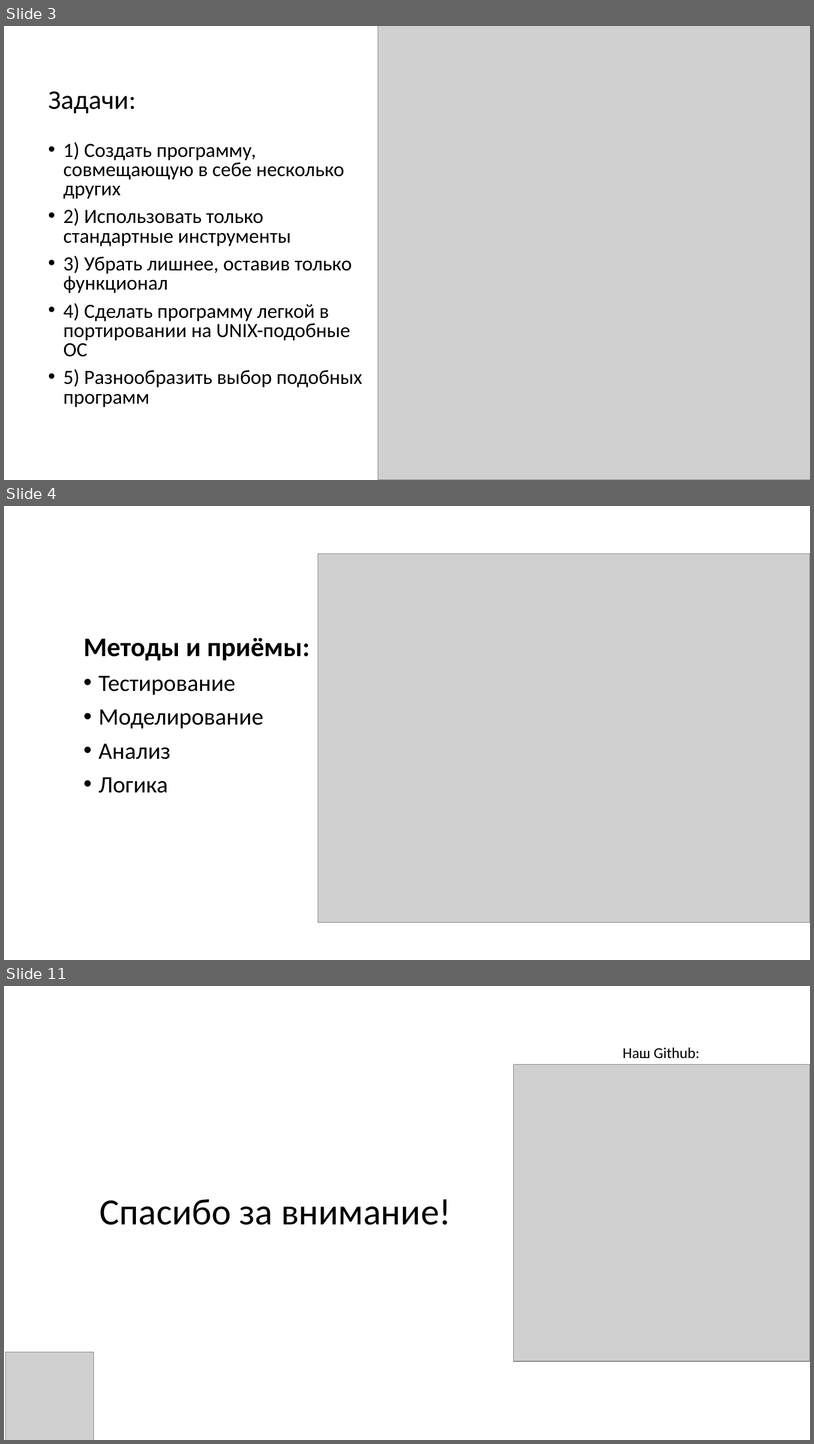
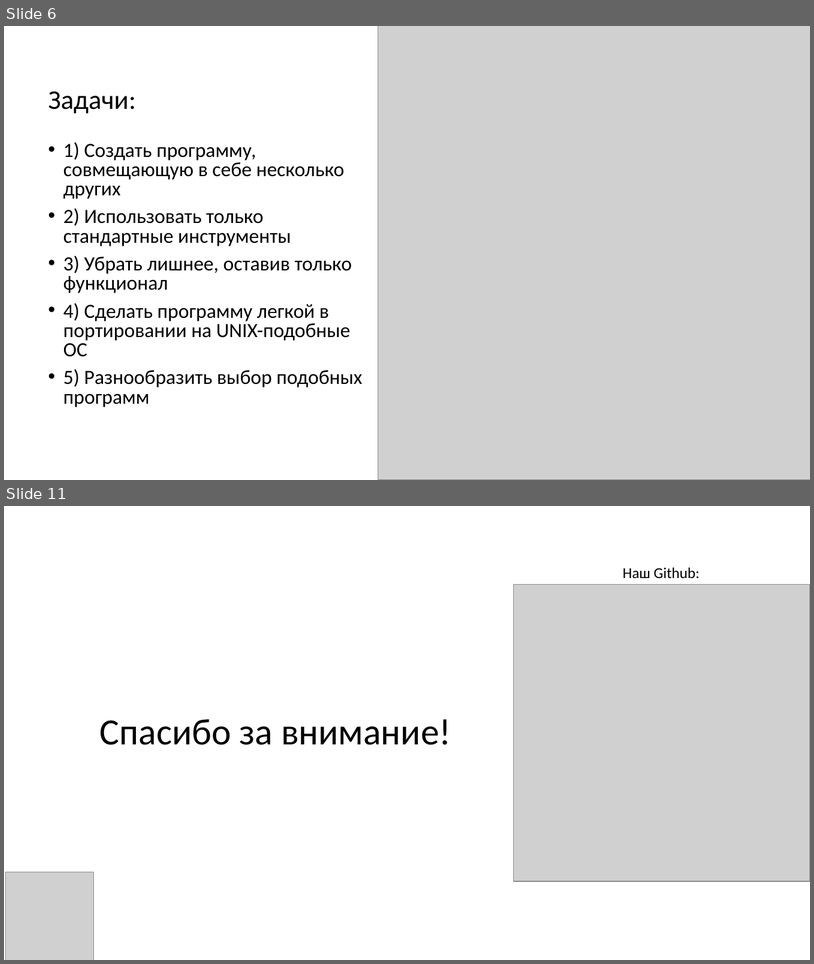
Before and after one commit to Arbuzz33/PDD, a slide deck: docs/PDD.pptx. Shown one above the other, each under a label of ours: slides 3, 4 and 11 before the commit, slides 6 and 11 after it; the slides between them are not shown. The pictures are 814x1444 and 814x964 pixels, drawn with LibreOffice and Linux fonts; fonts in the diff are those of the drawing; grey boxes stand for pictures. Boxes give left, top, right and bottom in pixels: in the first picture for what was removed or moved away, otherwise in the second. Text is boxed around its words. In the diff, an @@ line names an element or a change of style, - is before the commit and + after.

```diff
--- a/docs/PDD.pptx
+++ b/docs/PDD.pptx
@@ slide 4 removed at (x1=4, y1=506, x2=810, y2=960), background #FFFFFF @@
@@ picture removed at (x1=318, y1=553, x2=810, y2=922) @@
@@ text removed at (x1=84, y1=637, x2=310, y2=793) @@
-Методы и приёмы:
-• Тестирование
-• Моделирование
-• Анализ
-• Логика
@@ what was slide 3 is now slide 6 @@
```
Also in this commit, not shown: 3 slides changed, 5 slides added, 4 other slides removed, 1 other file.
